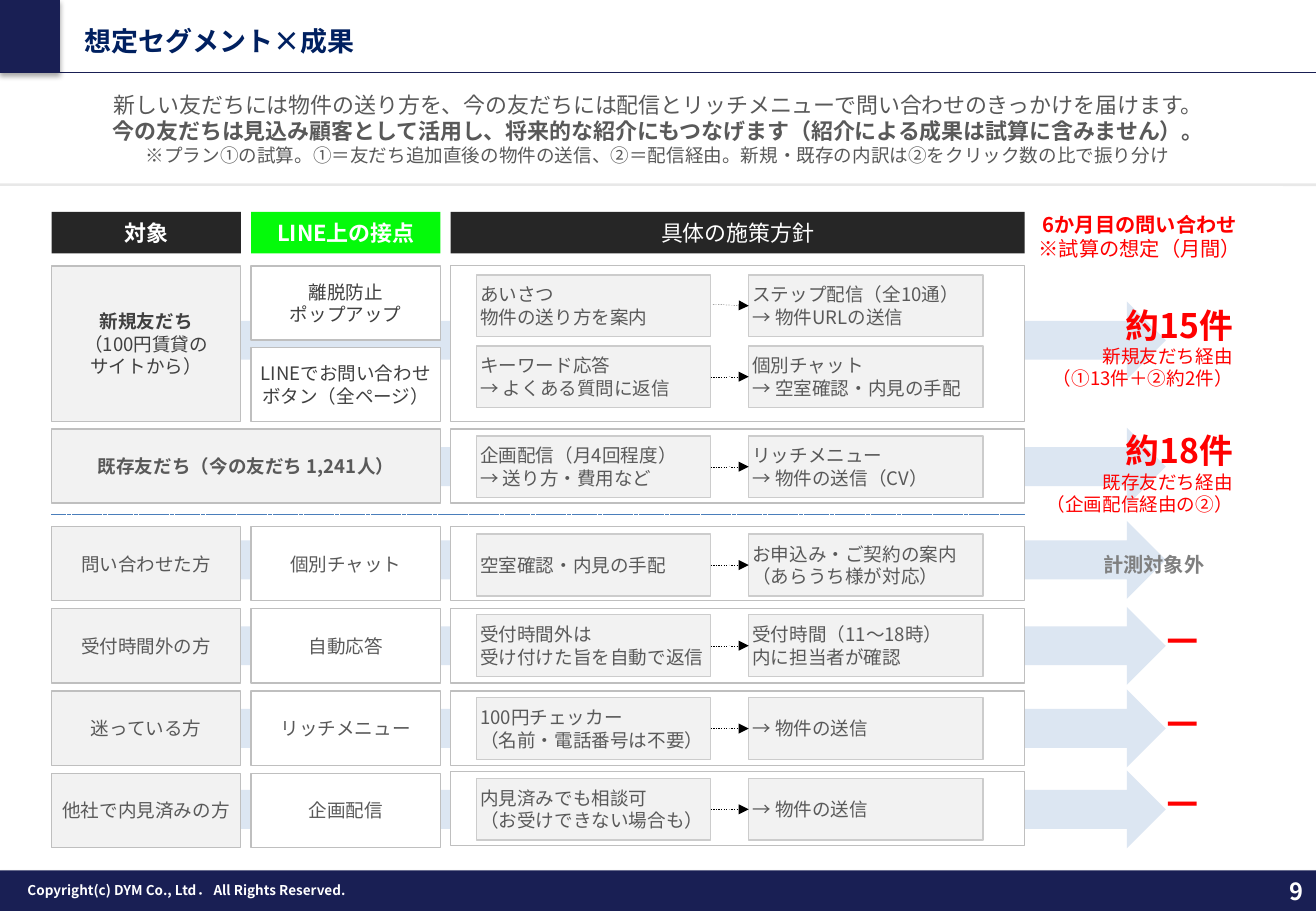
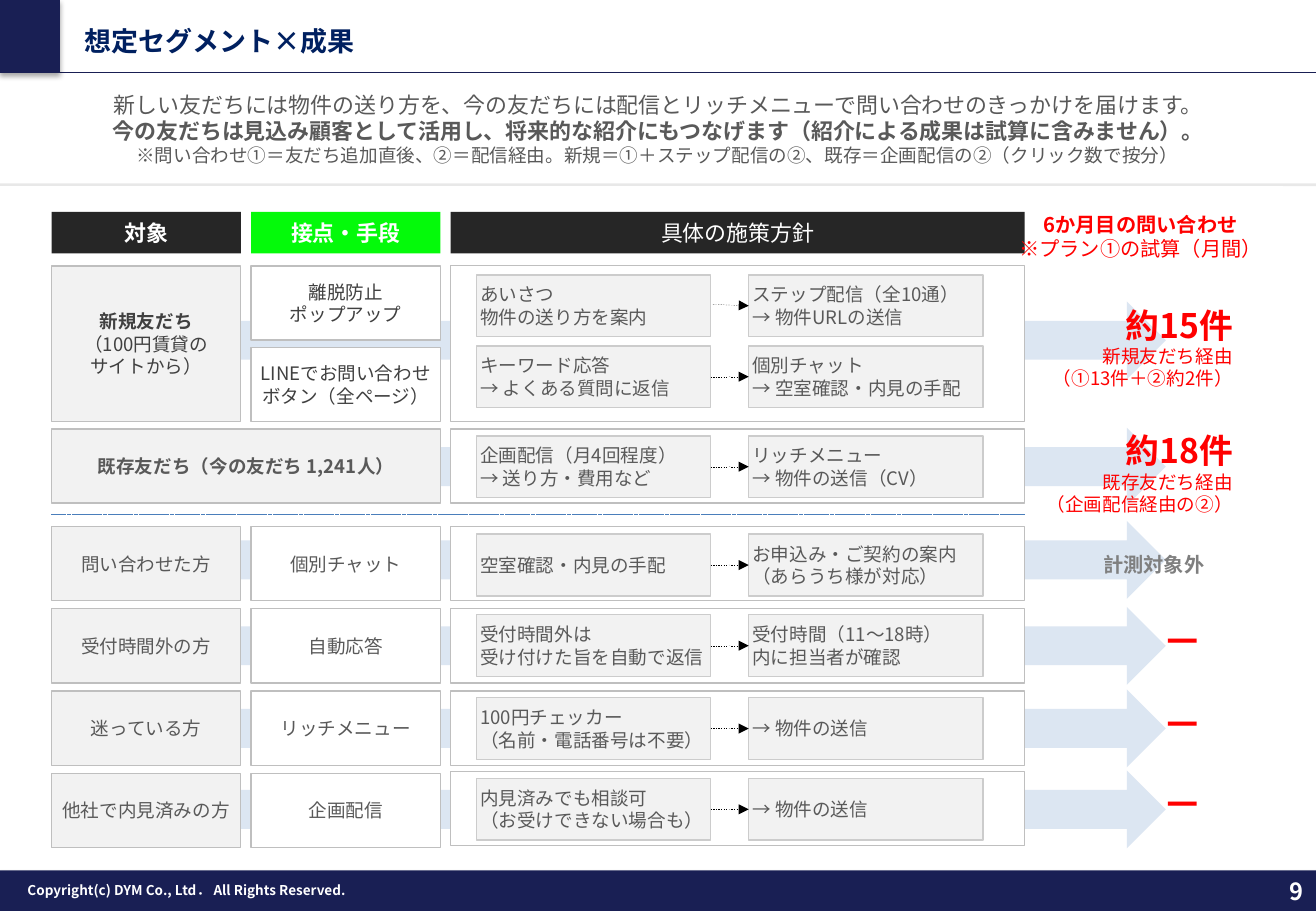
Before and after one commit to tonomura-r-dev/folder, a slide deck: slide 9 of 202610_株式会社あらうち御中_LINE公式アカウント運用のご提案_v8.pptx. Drawn at 1316x911 pixels with LibreOffice and Linux fonts; fonts in the diff are those of the drawing; background and template pictures are left out. Boxes give left, top, right and bottom in pixels: in the first picture for what was removed or moved away, otherwise in the second. Text is boxed around its words. In the diff, an @@ line names an element or a change of style, - is before the commit and + after.

```diff
--- a/202610_株式会社あらうち御中_LINE公式アカウント運用のご提案_v8.pptx
+++ b/202610_株式会社あらうち御中_LINE公式アカウント運用のご提案_v8.pptx
@@ text at [136,146,1178,164]: text changed @@
-※プラン①の試算。①＝友だち追加直後の物件の送信、②＝配信経由。新規・既存の内訳は②をクリック数の比で振り分け
+※問い合わせ①＝友だち追加直後、②＝配信経由。新規＝①＋ステップ配信の②、既存＝企画配信の②（クリック数で按分）
@@ text "6か月目の問い合わせ": place and size @@
-text "6か月目の問い合わせ" at [1039,215,1241,258]
+text "6か月目の問い合わせ" at [1019,215,1262,258]
@@ text in rectangle at [291,222,400,243]: text changed @@
-LINE上の接点
+接点・手段
@@ text at [1019,235,1262,258]: text changed @@
-※試算の想定（月間）
+※プラン①の試算（月間）
```
Also in this commit, not shown: 4 other slides changed, 5 other files.
